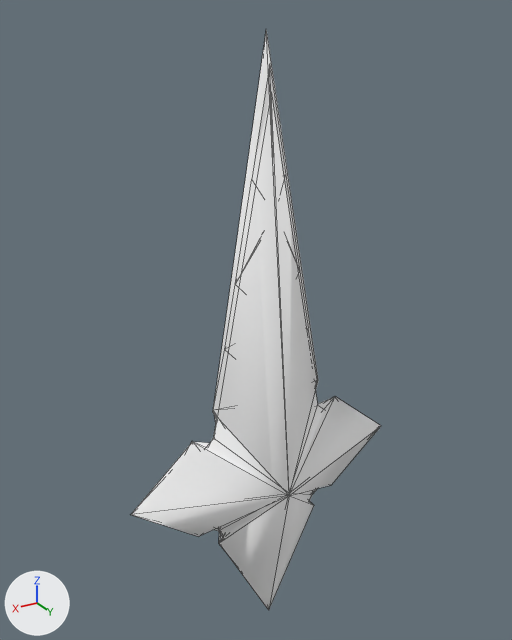
What one commit did to the glTF model docs/models/weapons/w10/150.glb.
Before and after are seen from a camera (50 mm lens) standing at (1.46, 2.38, 2.03) and looking at (-0.04, -0.12, 0.78). The axes (+X, +Y, +Z) are drawn at lower left. The lights are the same throughout. The picture after the commit comes second. Mesh edges are drawn as thin lines. Vertices at exactly the same position are counted once.

In view in the first picture: 'Group[1]', 'Group[2]'.
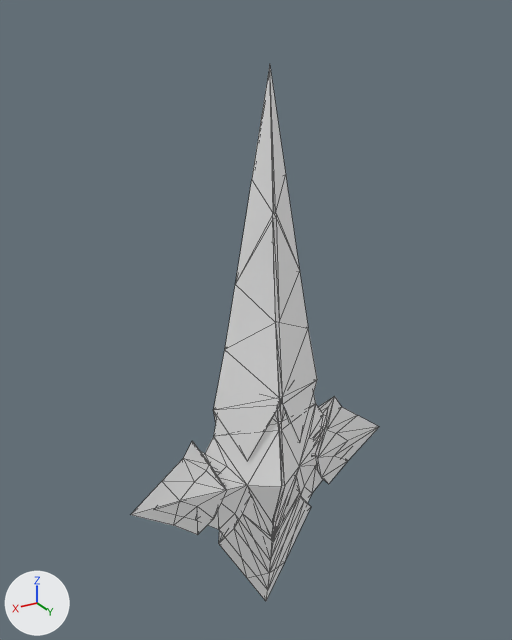
Boxes (x1, y1, x2, y2) around the edits, measured in the pictures (512 x 640 px):
'Group[1]', reshaped (8% shorter): before (131, 30, 381, 610); after (131, 66, 379, 601)
'Group[2]', reshaped: before (206, 94, 324, 536); after (203, 394, 325, 590)
part 1 of me_group_1, cut back: before (131, 30, 381, 610); after (131, 329, 317, 525)
part 2 of me_group_2, deleted: before (206, 94, 324, 536)

The change in detail:
me_group_1 is used by ob_group_1; location (0.0, 0.0, 0.0).
me_group_1 had 590 vertices, 1070 faces and spanned x -0.68..0.67, y -0.35..0.23, z -0.76..1.98.
me_group_1 now has 572 vertices, 1038 faces and spans x -0.67..0.67, y -0.32..0.15, z -0.71..1.87.
Part 1, on me_group_1:
18 vertices are removed from x -0.68..0.67, y -0.35..0.23, z -0.76..1.98.
51 faces are deleted.
19 new faces join them, mat_xfb__e0__m00_bow150_env01 (white #ffffff).
me_group_2 is used by ob_group_2; location (0.0, 0.0, 0.0).
me_group_2 had 91 vertices, 174 faces and spanned x -0.57..0.57, y -0.35..0.23, z -0.63..1.77.
me_group_2 now has 81 vertices, 158 faces and spans x -0.57..0.57, y -0.32..0.18, z -0.63..1.74.
me_group_2 part 2: the loose piece of 10 vertices spanning x -0.56..0.56, y -0.35..0.23, z -0.62..1.77 is deleted.
